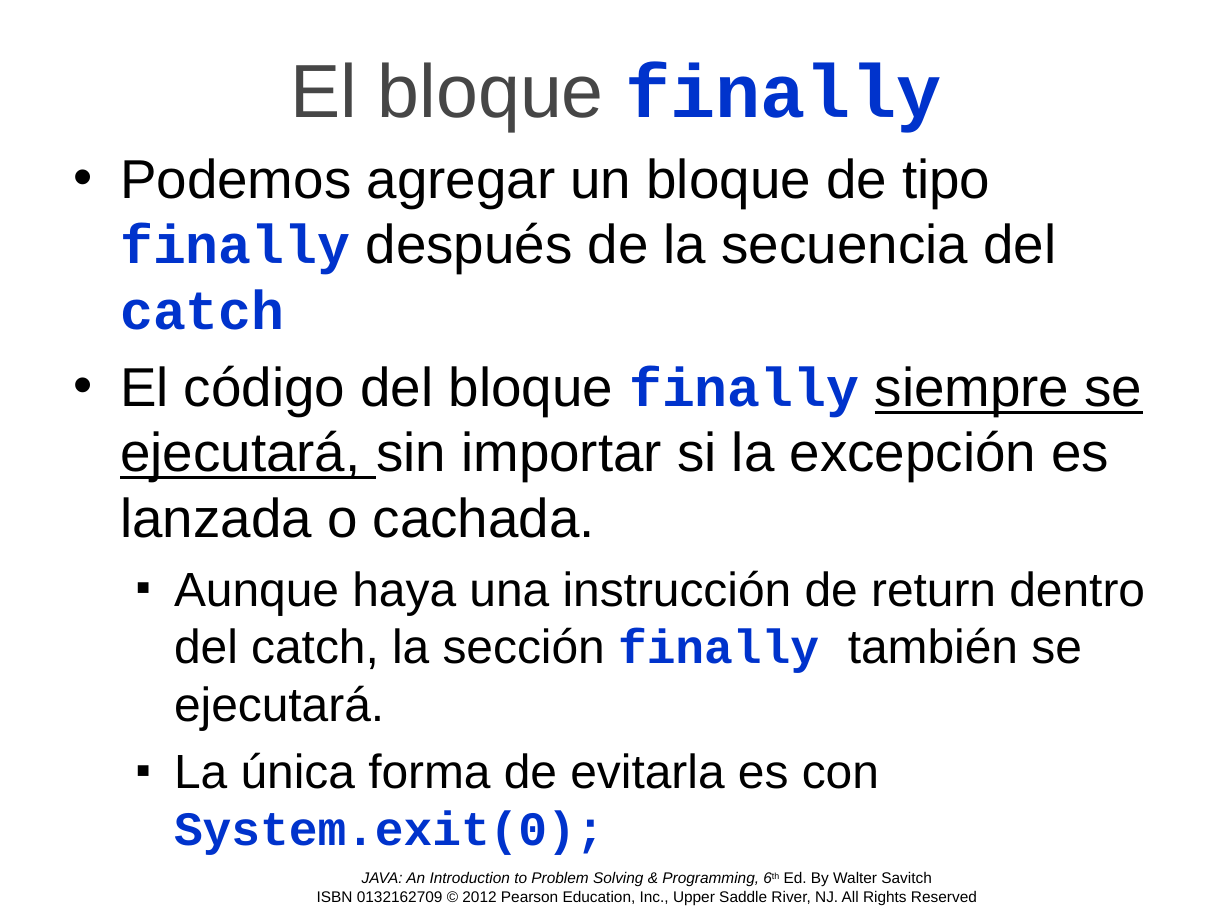
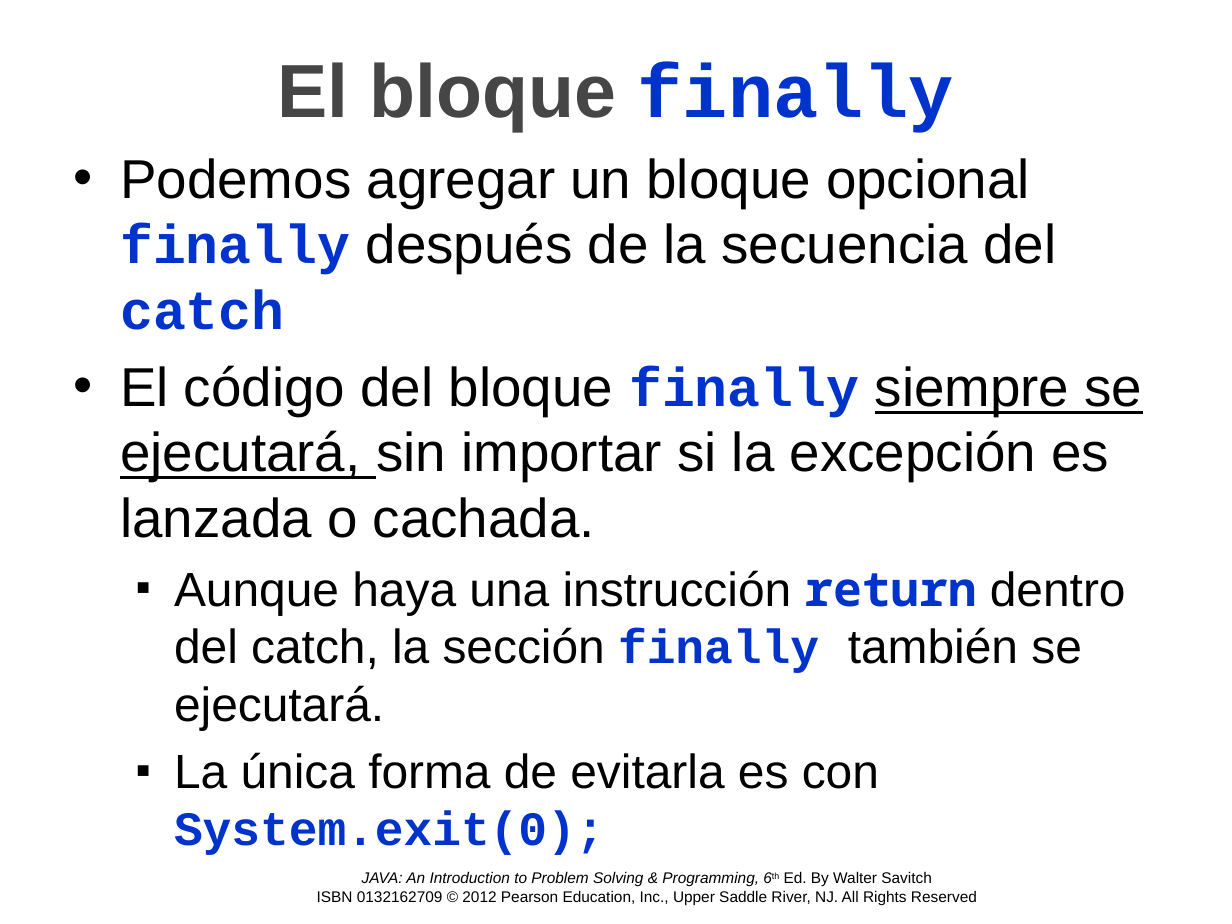
Before and after one commit to OMardil/INFO2, a slide deck: slide 20 of MOD12_Excepciones/01 Presentacion/INFO2_MOD12-Expcepciones.pptx. Drawn at 1232x924 pixels with LibreOffice and Linux fonts; fonts in the diff are those of the drawing; background and template pictures are left out. Boxes give left, top, right and bottom in pixels: in the first picture for what was removed or moved away, otherwise in the second. Text is boxed around its words. In the diff, an @@ line names an element or a change of style, - is before the commit and + after.

```diff
--- a/MOD12_Excepciones/01 Presentacion/INFO2_MOD12-Expcepciones.pptx
+++ b/MOD12_Excepciones/01 Presentacion/INFO2_MOD12-Expcepciones.pptx
@@ title "El bloque finally" at (278,62,954,133): bold on in "El bloque" @@
@@ text at (120,158,1056,330): text changed @@
-• Podemos agregar un bloque de tipo finally después de la secuencia del catch
+• Podemos agregar un bloque opcional finally después de la secuencia del catch
@@ text at (174,570,1126,730): text changed @@
-  ▪ Aunque haya una instrucción de return dentro del catch, la sección finally también se ejecutará.
+  ▪ Aunque haya una instrucción return dentro del catch, la sección finally también se ejecutará.
```
Also in this commit, not shown: 7 other slides changed, 15 other files.
